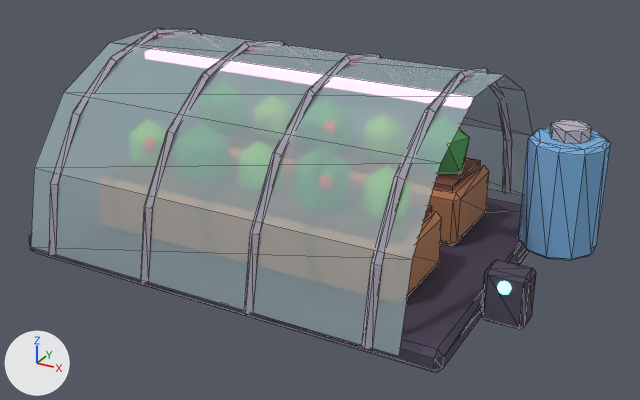
An edit to the glTF model exports/04_Facilities/MOONSHIFT_FAC_Garden_Facility.glb, drawn before and after from the same camera.
Rendered twice from a 50 mm lens placed at (2.27, -3.86, 2.21), pointed at (0.2, -0.09, 0.33). Every picture has the same lights, and +X, +Y and +Z are marked at lower left. The picture after the commit comes second. Mesh edges are drawn as thin lines on the coarser meshes. Where no turn or scale is listed for an object, it has been applied to the vertices.

The first picture shows 'Garden_Bed0', 'Garden_Bed1', 'Garden_Crop14', 'Garden_Hoop0', 'Garden_Hoop1', 'Garden_Hoop2', 'Garden_Hoop3', 'Garden_PowerBox', 'Garden_Slab', 'Garden_Tunnel', 'Garden_WaterCap', 'Garden_WaterTank' and 3 more.
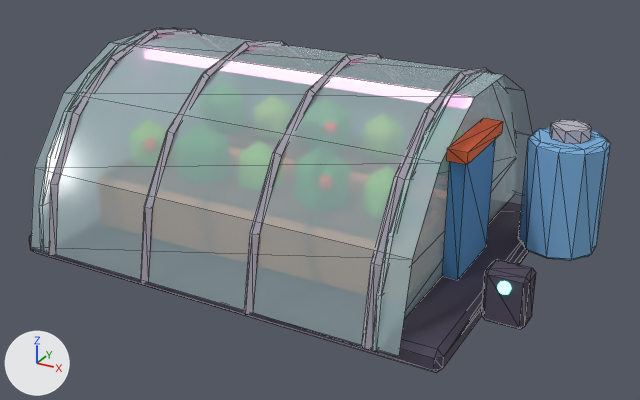
Where the change shows, as pixel boxes (x1, y1, x2, y2) in the pictures (640 x 400 px):
'Garden_EndWallE', added
    after: (372, 69, 516, 351)
'Garden_AirlockDoor', added (blue)
    after: (442, 140, 495, 280)
'Garden_EndWallW', added
    after: (39, 28, 177, 252)
'Garden_AirlockFrame', added (orange)
    after: (447, 118, 503, 164)

The change, as a list of edits to the scene's bpy script:
```text
Add mat_m_dustyblue:
    mat_m_dustyblue = principled_material('M_DustyBlue')
    mat_m_dustyblue.base_color = (0.0782, 0.266, 0.552)  # blue #4f8dc4
    mat_m_dustyblue.roughness = 0.85
Add me_garden_endwallw:
    me_garden_endwallw.from_pydata(...)  # 26 vertices, 48 faces; spans x -0.97..-0.95, y -0.96..0.96, z 0.12..1.08
    me_garden_endwallw.materials.append(mat_m_glass)  # pale blue #cdebf0
Add me_garden_endwalle:
    me_garden_endwalle.from_pydata(...)  # 26 vertices, 48 faces; spans x 0.93..0.95, y -0.96..0.96, z 0.12..1.08
    me_garden_endwalle.materials.append(mat_m_glass)  # pale blue #cdebf0
Add me_garden_airlockframe:
    me_garden_airlockframe.from_pydata(...)  # a box spanning x -0.05..0.05, y -0.25..0.25, z -0.03..0.03
    me_garden_airlockframe.materials.append(mat_m_terracotta)  # orange #e2683a
Add me_garden_airlockdoor:
    me_garden_airlockdoor.from_pydata(...)  # a box spanning x -0.04..0.04, y -0.21..0.21, z -0.31..0.31
    me_garden_airlockdoor.materials.append(mat_m_dustyblue)  # blue #4f8dc4
Add ob_garden_endwallw:
    ob_garden_endwallw = bpy.data.objects.new('Garden_EndWallW', me_garden_endwallw)
    ob_garden_endwallw.location = (0.0, 0.0, 0.0)
Add ob_garden_endwalle:
    ob_garden_endwalle = bpy.data.objects.new('Garden_EndWallE', me_garden_endwalle)
    ob_garden_endwalle.location = (0.0, 0.0, 0.0)
Add ob_garden_airlockframe:
    ob_garden_airlockframe = bpy.data.objects.new('Garden_AirlockFrame', me_garden_airlockframe)
    ob_garden_airlockframe.location = (1.0, 0.0, 0.77)
Add ob_garden_airlockdoor:
    ob_garden_airlockdoor = bpy.data.objects.new('Garden_AirlockDoor', me_garden_airlockdoor)
    ob_garden_airlockdoor.location = (0.99, 0.0, 0.43)
```
